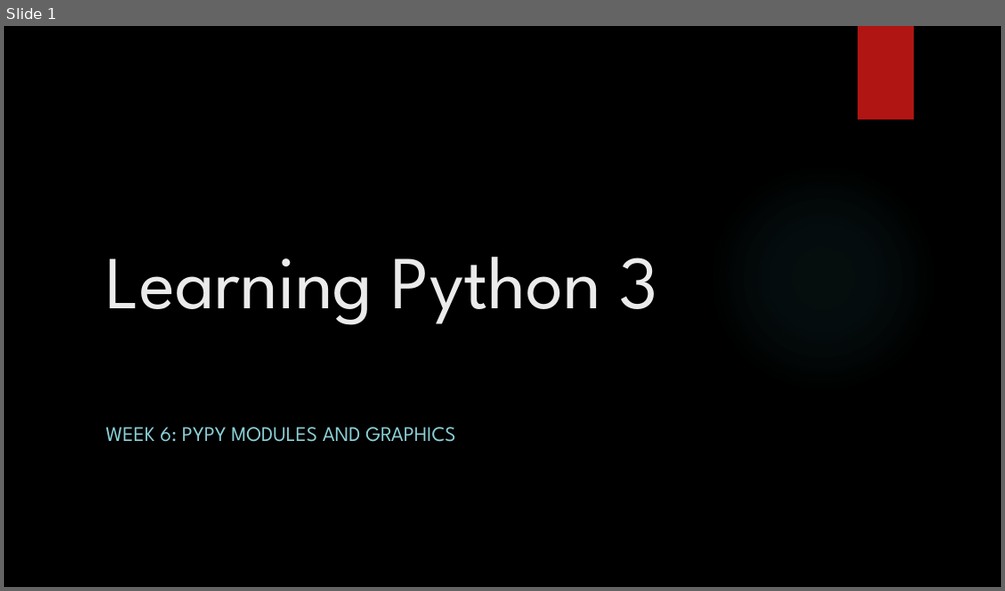
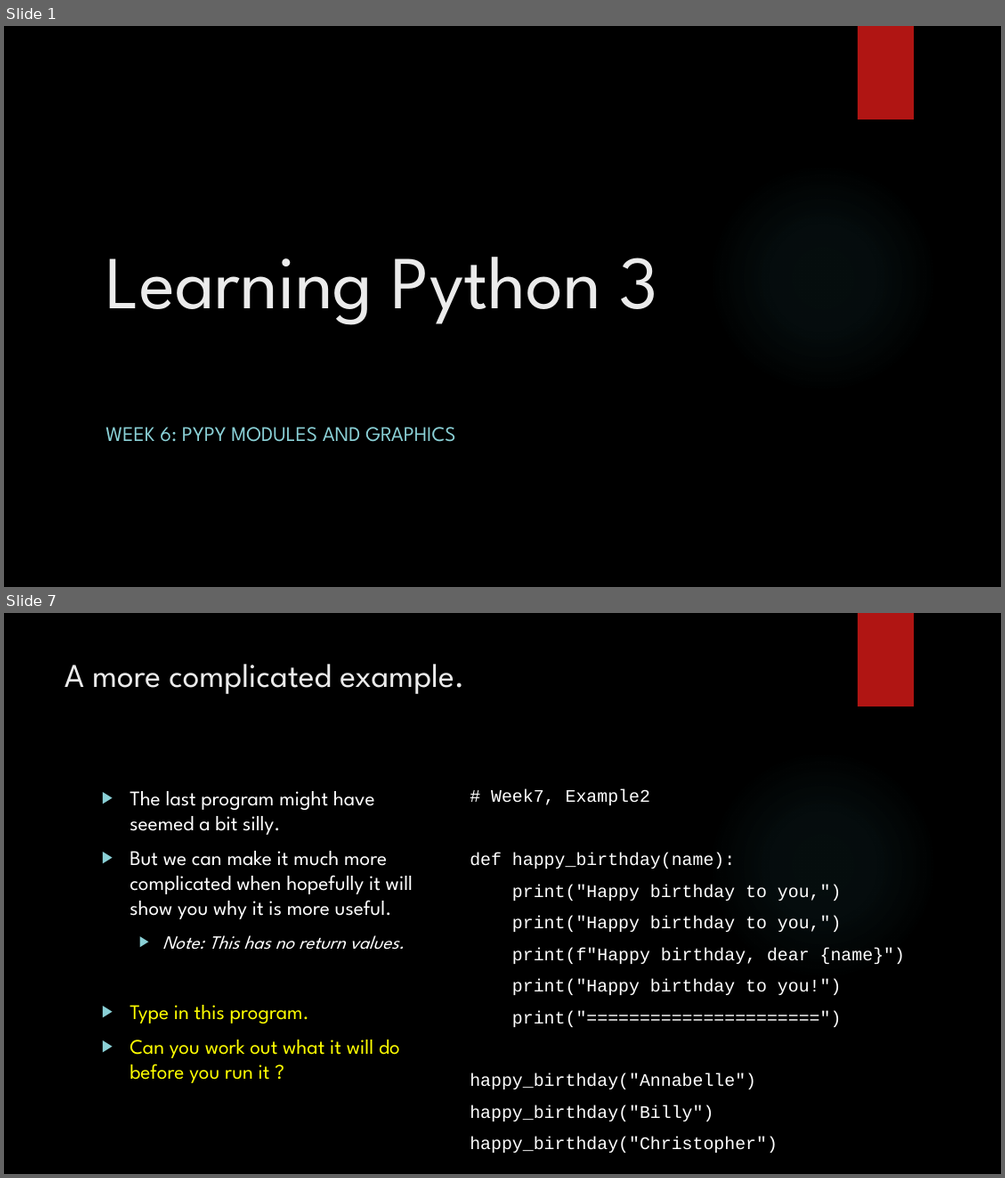
Before and after one commit to davidgroves/DGM_Tutorials, a slide deck: week7/week7.pptx. Shown one above the other, each under a label of ours: slide 1 before the commit, slides 1 and 7 after it; the slides between them are not shown. The pictures are 1005x591 and 1005x1178 pixels, drawn with LibreOffice and Linux fonts; fonts in the diff are those of the drawing; background and template pictures are left out. Boxes give left, top, right and bottom in pixels: in the first picture for what was removed or moved away, otherwise in the second. Text is boxed around its words. In the diff, an @@ line names an element or a change of style, - is before the commit and + after.

Commit message:
Week7 Completed

```diff
--- a/week7/week7.pptx
+++ b/week7/week7.pptx
@@ slide 7 added at (4,613,1001,1174), background picture (left out); not listed: 2 template elements that a slide beside it also shows @@
@@ title added at (65,664,464,694), 32 pt, text #EBEBEB @@
+A more complicated example.
@@ text added at (129,791,413,1083), 20 pt, text #FFFFFF @@
+▶ The last program might have seemed a bit silly.
+▶ But we can make it much more complicated when hopefully it will show you why it is more useful.
+  ▶ Note: This has no return values.
+▶ Type in this program.
+▶ Can you work out what it will do before you run it ?
@@ text added at (469,789,905,1121), 17 pt, text #FFFFFF @@
+# Week7, Example2
+def happy_birthday(name):
+print("Happy birthday to you,")
+print("Happy birthday to you,")
+print(f"Happy birthday, dear {name}")
+print("Happy birthday to you!")
+print("======================")
+happy_birthday("Annabelle")
+happy_birthday("Billy")
+happy_birthday("Christopher")
```
Also in this commit, not shown: 1 slide changed, 14 other slides added, 19 slides removed, 24 other files.
